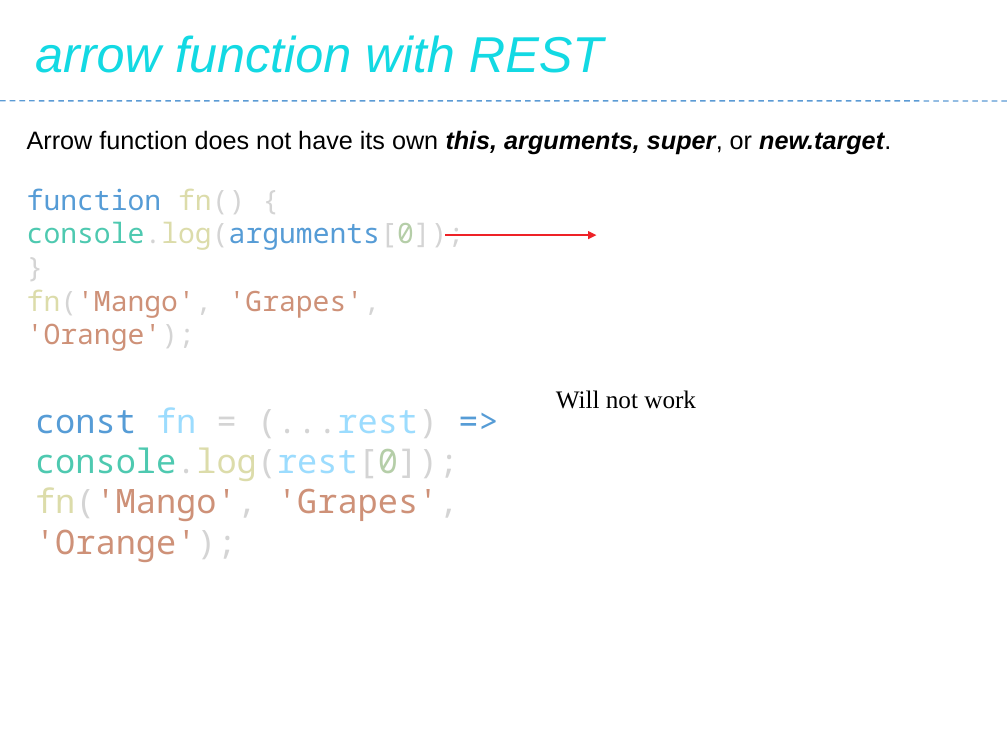
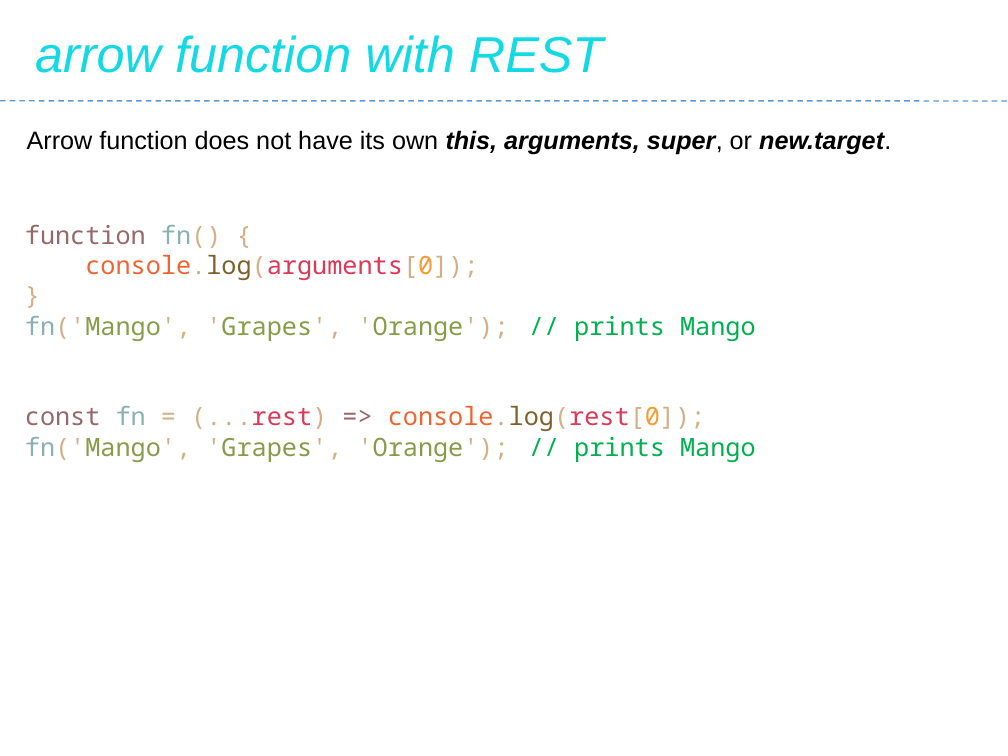
Before and after one commit to Saleel-Bagde/PPT-s, a slide deck: slide 206 of JavaScript.pptx. Drawn at 1008x756 pixels with LibreOffice and Linux fonts; fonts in the diff are those of the drawing. Boxes give left, top, right and bottom in pixels: in the first picture for what was removed or moved away, otherwise in the second. Text is boxed around its words. In the diff, an @@ line names an element or a change of style, - is before the commit and + after.

```diff
--- a/JavaScript.pptx
+++ b/JavaScript.pptx
@@ text removed at box(27, 188, 465, 318) @@
-function fn() {
-console.log(arguments[0]);
-}
-fn('Mango', 'Grapes', 'Orange');
@@ text "function fn() {": place and size @@
-text "function fn() {" at box(35, 407, 458, 562)
+text "function fn() {" at box(25, 225, 756, 462)
@@ text at box(25, 225, 756, 341): paragraphs added @@
+function fn() {
+console.log(arguments[0]);
+}
+fn('Mango', 'Grapes', 'Orange'); // prints Mango
@@ arrow removed from (446, 235) to (597, 235) @@
@@ text at box(25, 406, 706, 431): size 24 to 18 pt in "const fn = (...rest) => console.log(rest[0]);"; text colour #569CD6 to #98676A in "const =>"; text colour #9CDCFE to #8AB1B0 in "fn"; text colour #D4D4D4 to #D3AF86 in "= (...rest) console.log(rest[0]);"; text colour #9CDCFE to #DC3958 in "(...rest) console.log(rest[0]);"; text colour #4EC9B0 to #F06431, text colour #DCDCAA to #7E602C, text colour #B5CEA8 to #F79A32 in "console.log(rest[0]);" @@
@@ text removed at box(556, 390, 696, 409) @@
-Will not work
@@ text at box(25, 437, 756, 462): text changed; size 24 to 18 pt; text colour #CE9178 to #889B4A @@
-fn('Mango', 'Grapes', 'Orange');
+fn('Mango', 'Grapes', 'Orange'); // prints Mango
```
Also in this commit, not shown: 17 other slides changed.
